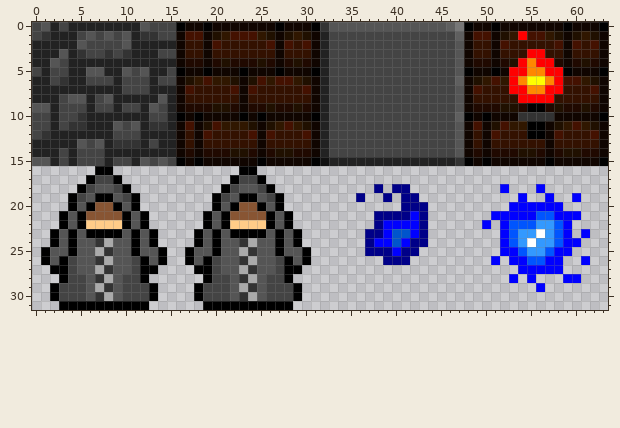
Two versions of one pixel-art sprite, sokoban.png. That is the earlier state.
The file is 64x32 pixels. Colours within 5 levels of each other are drawn and written as one.
The result:
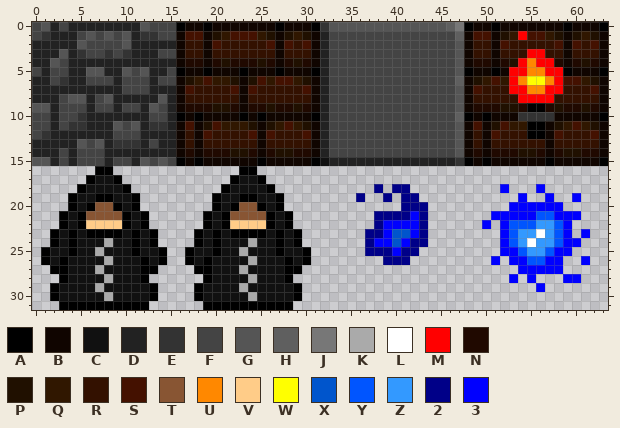
Palette (. is transparent): A #000000  B #100500  C #111111  D #222222  E #333333  F #444444  G #555555  H #5f5f5f  J #777777  K #aaaaaa  L #ffffff  M #ff0000  N #200900  P #201000  Q #301700  R #331100  S #441100  T #885533  U #ff8800  V #ffcc88  W #ffff00  X #0055cc  Y #0055ff  Z #3399ff  2 #000088  3 #0000ff
Change:
Colour C replaces colour E in row 24 at x 7 and 23; in row 25 at x 8 and 24; in row 26 at x 7 and 23; in row 27 at x 8 and 24; in row 28 at x 7 and 23; in row 29 at x 8 and 24.
Colour C replaces colour E in row 30 at x 7 and 23.
Colour C replaces colour F in row 17 at x 7 to 8 and 23 to 24; in row 18 at x 6, 9, 22 and 25; in row 19 at x 5, 10, 21 and 26; in rows 26 to 27 at x 4, 11, 20 and 27; in row 28 at x 4 to 5, 10 to 11, 20 to 21 and 26 to 27; in rows 29 to 30 at x 3 to 5, 10 to 12, 19 to 21 and 26 to 28.
Colour C replaces colour G in row 18 at x 7 to 8 and 23 to 24; in row 19 at x 6, 9, 22 and 25; in row 20 at x 5, 10, 21 and 26; in rows 21 to 22 at x 4, 11, 20 and 27; in row 23 at x 3, 5, 10, 12, 19, 21, 26 and 28; in row 24 at x 3, 5 to 6, 9 to 10, 12, 19, 21 to 22, 25 to 26 and 28.
Colour C replaces colour G in row 25 at x 2 to 3, 5 to 6, 9 to 10, 12 to 13, 18 to 19, 21 to 22, 25 to 26 and 28 to 29; in row 26 at x 2, 5 to 6, 9 to 10, 13, 18, 21 to 22, 25 to 26 and 29; in row 27 at x 5 to 6, 9 to 10, 21 to 22 and 25 to 26; in rows 28 to 30 at x 6, 9, 22 and 25.
